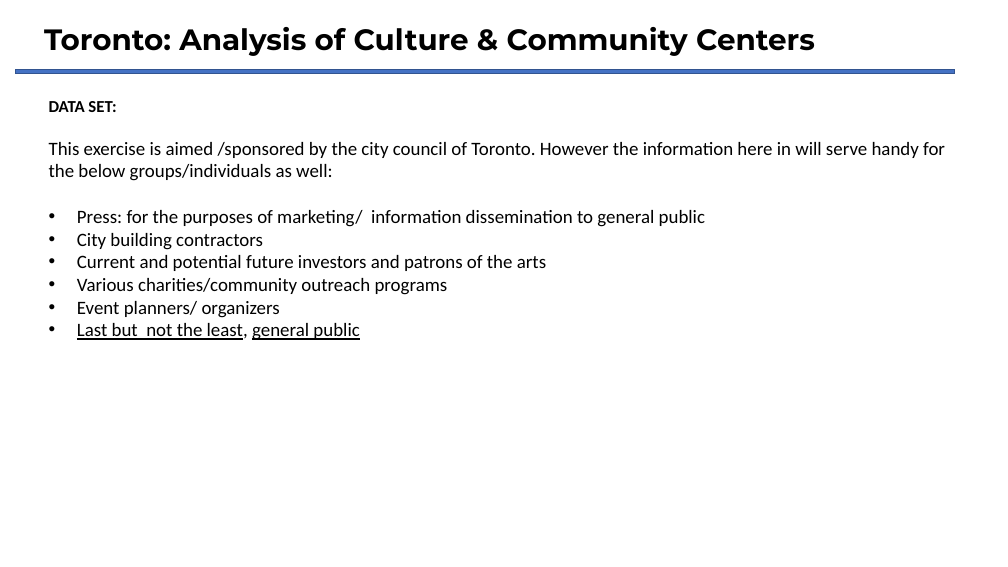
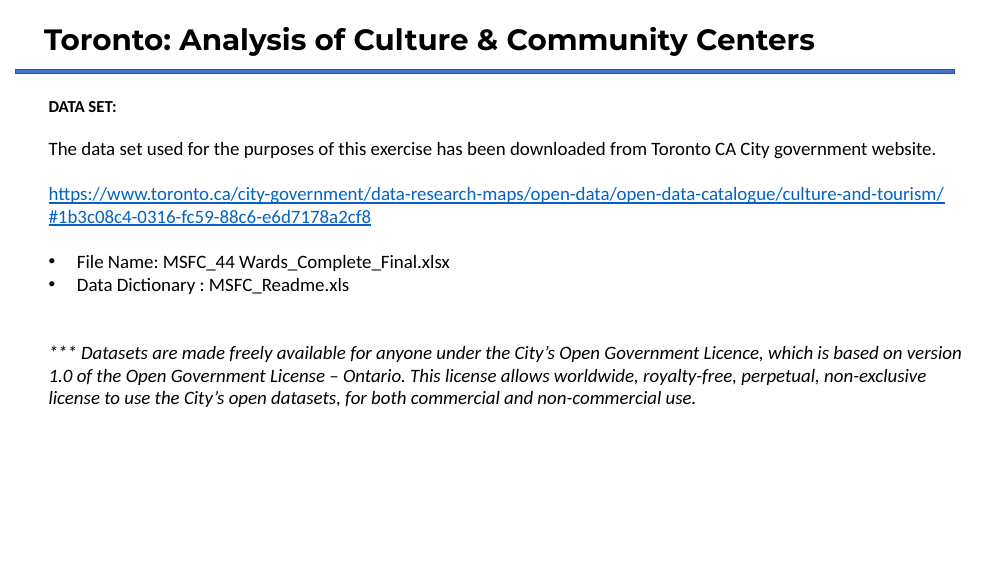
Before and after one commit to in-tandem/real_world_use_cases_1, a slide deck: slide 4 of unsupervised/ibm_capstone/culture_center_battle/pics/culture.pptx. Drawn at 1008x567 pixels with LibreOffice and Linux fonts; fonts in the diff are those of the drawing. Boxes give left, top, right and bottom in pixels: in the first picture for what was removed or moved away, otherwise in the second. Text is boxed around its words. In the diff, an @@ line names an element or a change of style, - is before the commit and + after.

```diff
--- a/unsupervised/ibm_capstone/culture_center_battle/pics/culture.pptx
+++ b/unsupervised/ibm_capstone/culture_center_battle/pics/culture.pptx
@@ text at (49, 142, 962, 407): text changed @@
-This exercise is aimed /sponsored by the city council of Toronto. However the information here in will serve handy for the below groups/individuals as well:
-• Press: for the purposes of marketing/ information dissemination to general public
-• City building contractors
-• Current and potential future investors and patrons of the arts
-• Various charities/community outreach programs
-• Event planners/ organizers
-• Last but not the least, general public
+The data set used for the purposes of this exercise has been downloaded from Toronto CA City government website.
+https://www.toronto.ca/city-government/data-research-maps/open-data/open-data-catalogue/culture-and-tourism/#1b3c08c4-0316-fc59-88c6-e6d7178a2cf8
+• File Name: MSFC_44 Wards_Complete_Final.xlsx
+• Data Dictionary : MSFC_Readme.xls
+*** Datasets are made freely available for anyone under the City’s Open Government Licence, which is based on version 1.0 of the Open Government License – Ontario. This license allows worldwide, royalty-free, perpetual, non-exclusive license to use the City’s open datasets, for both commercial and non-commercial use.
```
Also in this commit, not shown: 2 slides added, 8 other files.
